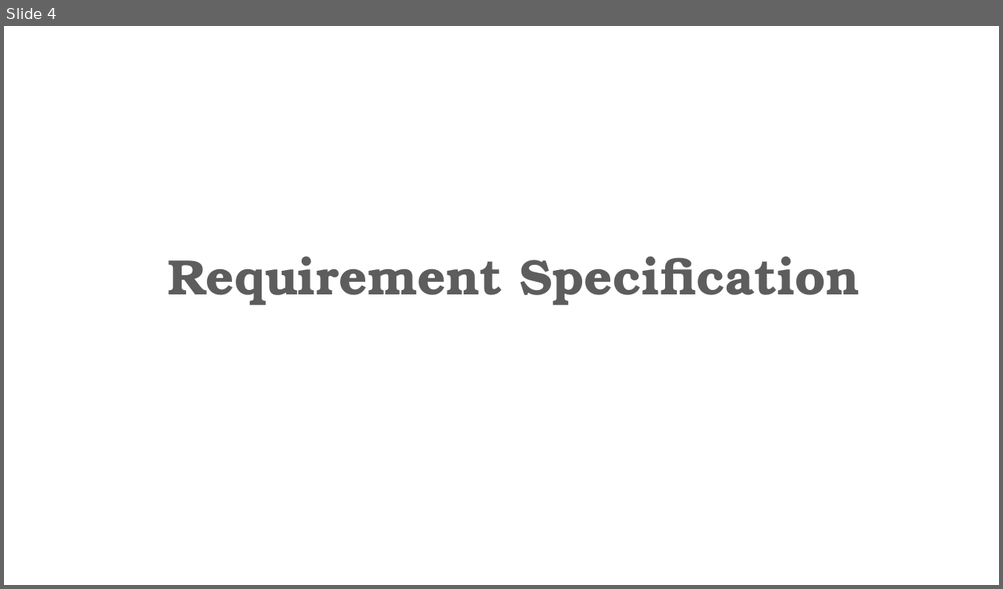
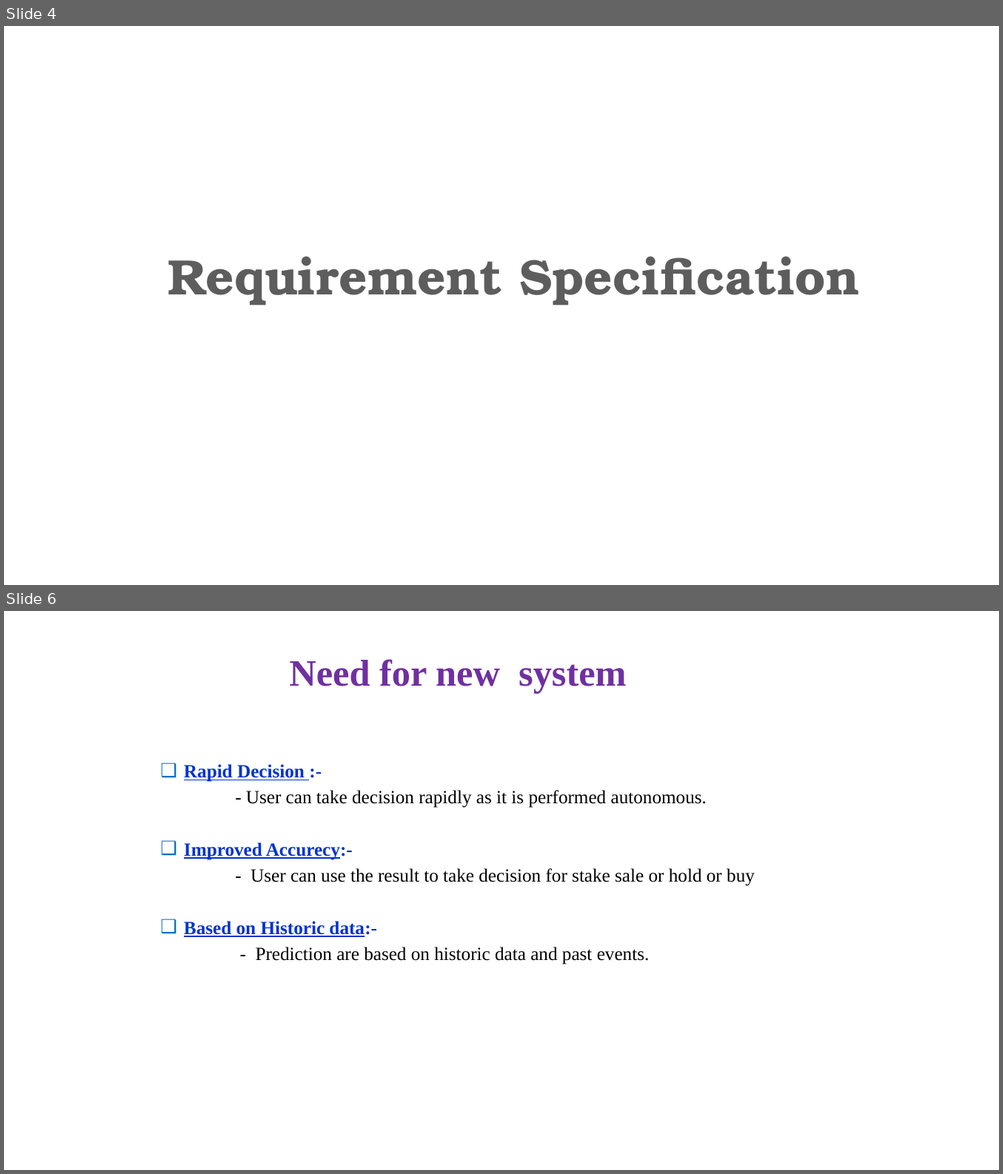
Before and after one commit to preyash2047/Stock_Price_Prediction, a slide deck: Project Presentation/PPT demo first presentation 26 12 2020.pptx. Shown one above the other, each under a label of ours: slide 4 before the commit, slides 4 and 6 after it; the slides between them are not shown. The pictures are 1003x589 and 1003x1174 pixels, drawn with LibreOffice and Linux fonts; fonts in the diff are those of the drawing. Boxes give left, top, right and bottom in pixels: in the first picture for what was removed or moved away, otherwise in the second. Text is boxed around its words. In the diff, an @@ line names an element or a change of style, - is before the commit and + after.

```diff
--- a/Project Presentation/PPT demo first presentation 26 12 2020.pptx
+++ b/Project Presentation/PPT demo first presentation 26 12 2020.pptx
@@ slide 6 added at (x1=4, y1=611, x2=999, y2=1170), background #FFFFFF @@
@@ text added at (x1=289, y1=659, x2=626, y2=694), 36 pt, text #7030A0, bold @@
+Need for new system
@@ text added at (x1=184, y1=764, x2=754, y2=965), 18 pt, text #000000 @@
+❑ Rapid Decision :-
+- User can take decision rapidly as it is performed autonomous.
+❑ Improved Accurecy:-
+- User can use the result to take decision for stake sale or hold or buy
+❑ Based on Historic data:-
+    - Prediction are based on historic data and past events.
```
Also in this commit, not shown: 1 slide changed, 1 other slide added, 2 slides removed, 5 other files.
